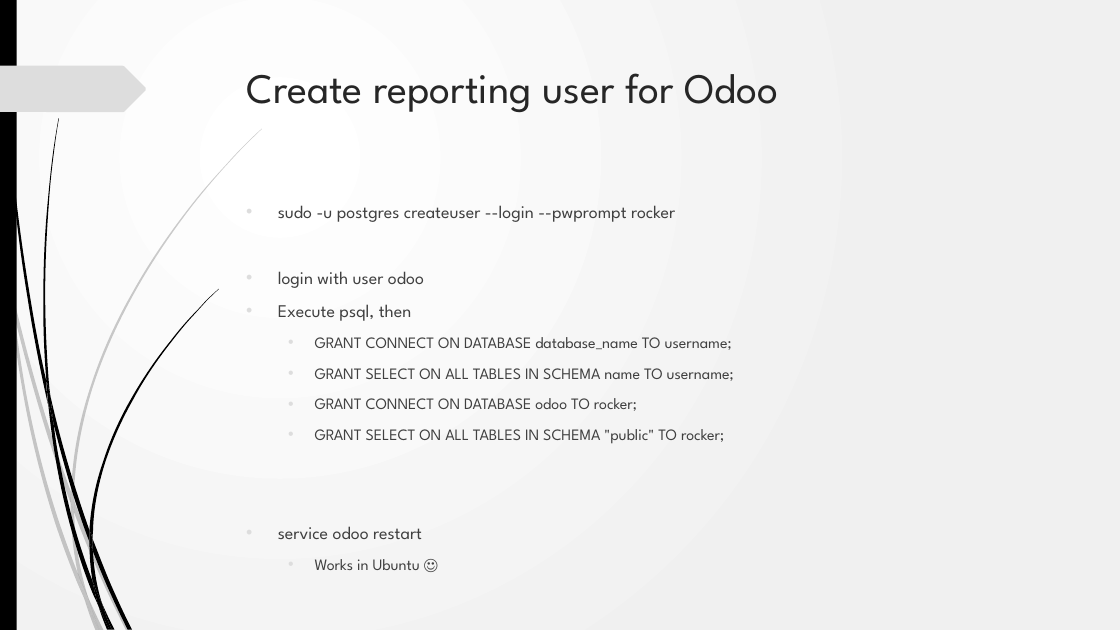
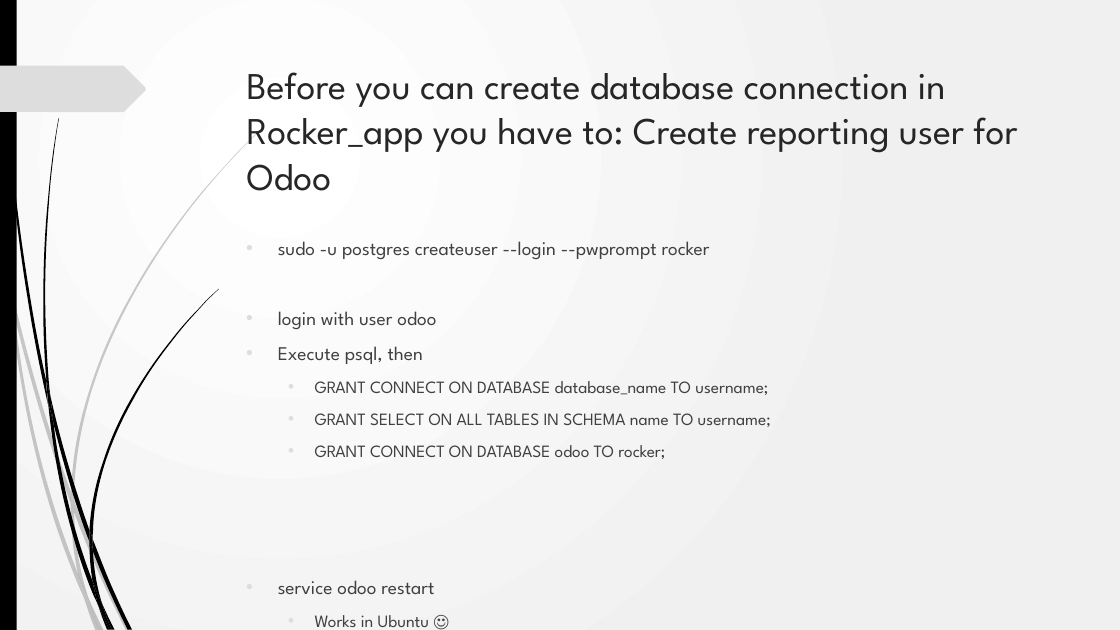
Before and after one commit to akarki58/Rocker_app_linux, a slide deck: slide 9 of rocker_app/static/description/Rocker_install.pptx (slide 6 before the commit). Drawn at 1120x630 pixels with LibreOffice and Linux fonts; fonts in the diff are those of the drawing; background and template pictures are left out. Boxes give left, top, right and bottom in pixels: in the first picture for what was removed or moved away, otherwise in the second. Text is boxed around its words. In the diff, an @@ line names an element or a change of style, - is before the commit and + after.

```diff
--- a/rocker_app/static/description/Rocker_install.pptx
+++ b/rocker_app/static/description/Rocker_install.pptx
@@ title at <box>247,72,1017,191</box>: text changed; size 36 to 32.4 pt @@
-Create reporting user for Odoo
+Before you can create database connection in Rocker_app you have to: Create reporting user for Odoo
@@ text "sudo -u postgres createuser --login ...": place and size @@
-text "sudo -u postgres createuser --login ..." at <box>278,205,734,539</box>
+text "sudo -u postgres createuser --login ..." at <box>278,241,771,594</box>
@@ text "sudo -u postgres createuser --login ..." at <box>278,241,771,594</box>: size 15.3 to 16.6 pt in "sudo -u postgres createuser --login --pwprompt rocker", "login with user odoo", "Execute psql, then", "service odoo restart"; size 13.6 to 14.8 pt in "GRANT CONNECT ON DATABASE database_name TO username;", "GRANT SELECT ON ALL TABLES IN SCHEMA ...", "GRANT CONNECT ON DATABASE odoo TO rocker;", "Works in Ubuntu ☺" @@
@@ text at <box>315,429,724,444</box>: paragraph removed @@
-  • GRANT SELECT ON ALL TABLES IN SCHEMA "public" TO rocker;
```
Also in this commit, not shown: 2 other slides changed, 7 slides added, 5 other files.
